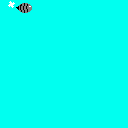
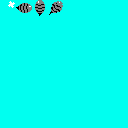
Comparing the layer stacks of the two 128 × 128 images. Changes:
painted on "Background" over (x1=35, y1=0, x2=63, y2=16)
